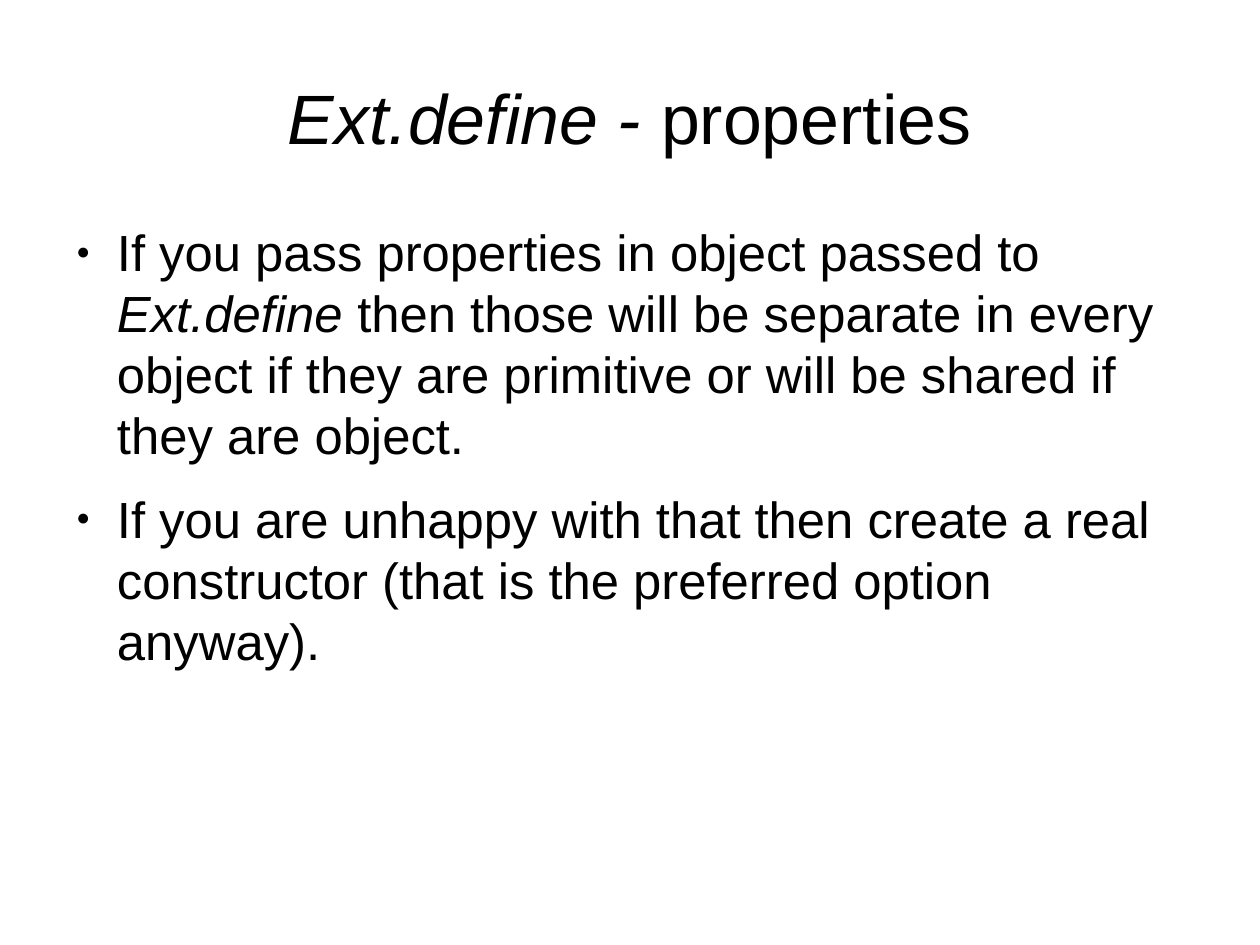
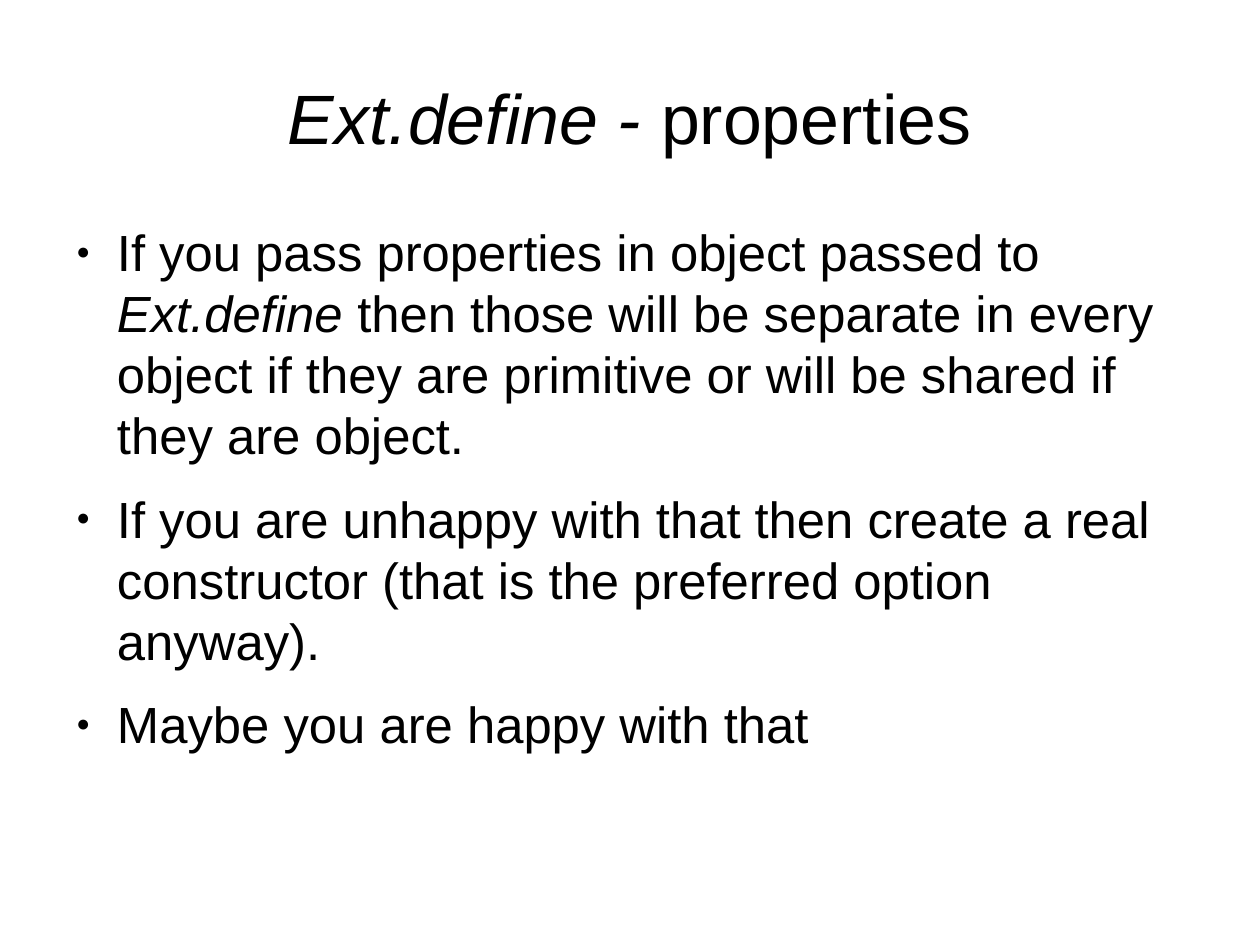
Before and after one commit to veltzer/demos, a slide deck: slide 9 of javascript/extjs/doc/extjs_oo.odp. Drawn at 1260x945 pixels with LibreOffice and Linux fonts; fonts in the diff are those of the drawing. Boxes give left, top, right and bottom in pixels: in the first picture for what was removed or moved away, otherwise in the second. Text is boxed around its words. In the diff, an @@ line names an element or a change of style, - is before the commit and + after.

```diff
--- a/javascript/extjs/doc/extjs_oo.odp
+++ b/javascript/extjs/doc/extjs_oo.odp
@@ text at (117,706,809,754): paragraph added @@
+● Maybe you are happy with that
```
Also in this commit, not shown: 1 other slide changed, 3 other files.
